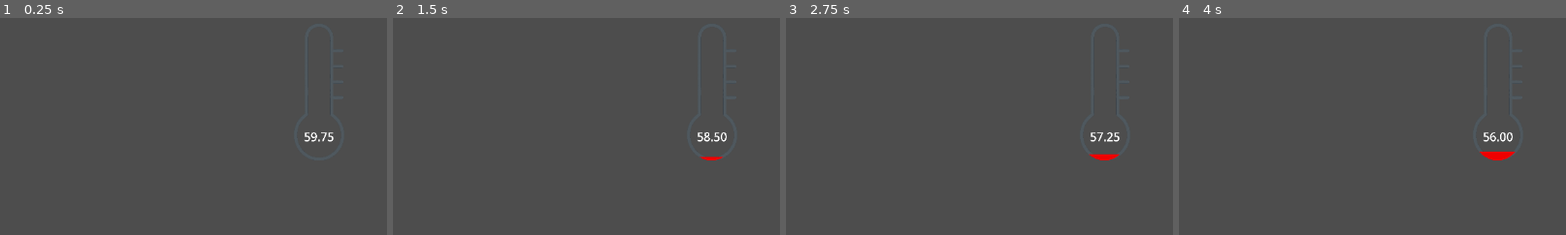
Above: before the commit, frames 1-4 (left to right).
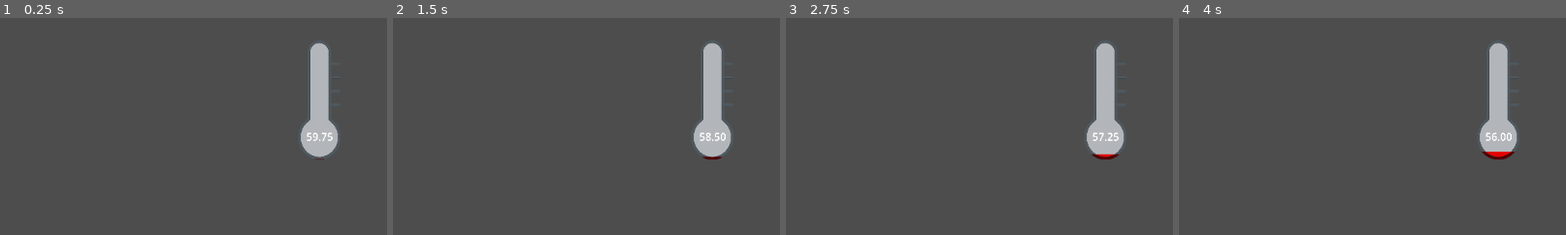
Above: after the commit, the same moments.

Repository: yhu631/Game-Gam
Game: Godot game, scene res://TimerUI.tscn
Same seed, same stepped clock (60 frames per second), same inputs: the game is played once before the commit and once after it.
Inputs:
- Up to frame 1 (0.25 s): no input
- Up to frame 2 (1.5 s): tap Enter at 0.5 s
- Up to frame 3 (2.75 s): tap Space at 2 s
- Up to frame 4 (4 s): tap Enter at 3.5 s
The pictures show only the part of the screen within x 50-100%, y 0-50%; the shares and areas given below are measured in that part.

The runs differ from the first frame. In frame 1, 3.0% of the frame differs, in the area x 77-88%, y 11-66%; in frame 2, 3.0%; in frame 3, 3.1%; in frame 4, 3.0%.

Commit message:
finished thermometer overlay

Diff:
--- a/experimental/TimerUI.tscn
+++ b/experimental/TimerUI.tscn
@@ -2,7 +2,7 @@
 
 [ext_resource type="Script" uid="uid://dpkcss0fec4g1" path="res://timer_ui.gd" id="1_b5qdc"]
 [ext_resource type="Texture2D" uid="uid://bno2uc34cfvrs" path="res://thermometer_outline.png" id="2_521m4"]
-[ext_resource type="Texture2D" uid="uid://g5ptq4e65oag" path="res://thermometer_fill_crop.png" id="3_521m4"]
+[ext_resource type="Texture2D" uid="uid://d2ubodioqxgyh" path="res://thermometer_refill.png" id="3_521m4"]
 
 [node name="Control" type="Control"]
 layout_mode = 3
@@ -18,25 +18,28 @@
 [node name="CanvasLayer" type="CanvasLayer" parent="."]
 
 [node name="ThermometerBar" type="TextureProgressBar" parent="CanvasLayer"]
-offset_left = 952.0
-offset_top = 7.0
-offset_right = 1976.0
-offset_bottom = 1031.0
+offset_left = 969.0
+offset_top = 33.0
+offset_right = 1821.0
+offset_bottom = 920.0
 scale = Vector2(0.194727, 0.200655)
 max_value = 60.0
 step = 0.0
+value = 60.0
 fill_mode = 3
 nine_patch_stretch = true
 texture_under = ExtResource("2_521m4")
 texture_progress = ExtResource("3_521m4")
 
-[node name="TimerLabel" type="Label" parent="CanvasLayer/ThermometerBar"]
+[node name="TimeLabel" type="Label" parent="CanvasLayer/ThermometerBar"]
+clip_contents = true
 layout_mode = 0
-offset_left = 374.884
-offset_top = 752.535
-offset_right = 641.884
-offset_bottom = 936.535
-theme_override_font_sizes/font_size = 90
+offset_left = 292.718
+offset_top = 622.96
+offset_right = 559.718
+offset_bottom = 806.96
+theme_override_colors/font_color = Color(1, 1, 1, 1)
+theme_override_font_sizes/font_size = 80
 text = "60.00"
 horizontal_alignment = 1
 vertical_alignment = 1
--- a/experimental/timer_ui.gd
+++ b/experimental/timer_ui.gd
@@ -6,7 +6,7 @@
 var original_position: Vector2
 
 @onready var bar: TextureProgressBar = $CanvasLayer/ThermometerBar
-@onready var timer_label: Label       = $CanvasLayer/ThermometerBar/TimerLabel
+@onready var time_label: Label      = $CanvasLayer/ThermometerBar/TimeLabel
 
 func _ready() -> void:
 	# 1) Enable per-frame _process() calls
@@ -29,13 +29,23 @@
 		time_left = max(time_left - delta, 0.0)
 		if time_left == 0.0:
 			end_game()
+
 	_update_ui()
 	_update_shake()
 
 func _update_ui() -> void:
 	# Fill from 0→max_time
 	bar.value = max_time - time_left
-	timer_label.text = "%.2f" % time_left
+	time_label.text = "%.2f" % time_left
+
+	# Color change based on heat
+	var heat_ratio = (max_time - time_left) / max_time
+	if heat_ratio < 0.7:
+		bar.tint_progress = Color(1, 0, 0)
+	elif heat_ratio < 0.9:
+		bar.tint_progress = Color(0.8, 0, 0)
+	else:
+		bar.tint_progress = Color(0.6, 0, 0)
 
 func _update_shake() -> void:
 	var ratio: float = bar.value / max_time
Binary file added: experimental/thermometer_fill.png
Not shown, changed: experimental/thermometer_fill.png.import
Binary file removed: experimental/thermometer_fill_crop.png
Binary file changed: experimental/thermometer_outline.png
Binary file added: experimental/thermometer_refill.png
Not shown, added: experimental/thermometer_refill.png.import
